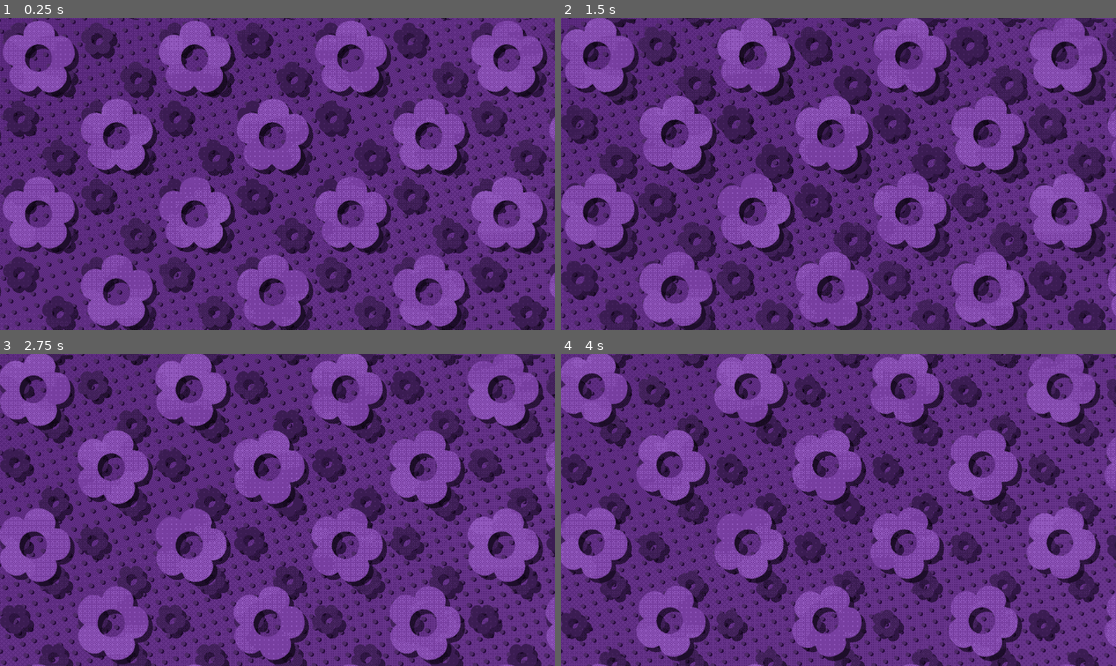
Above: before the commit, frames 1-4 (two rows, left to right).
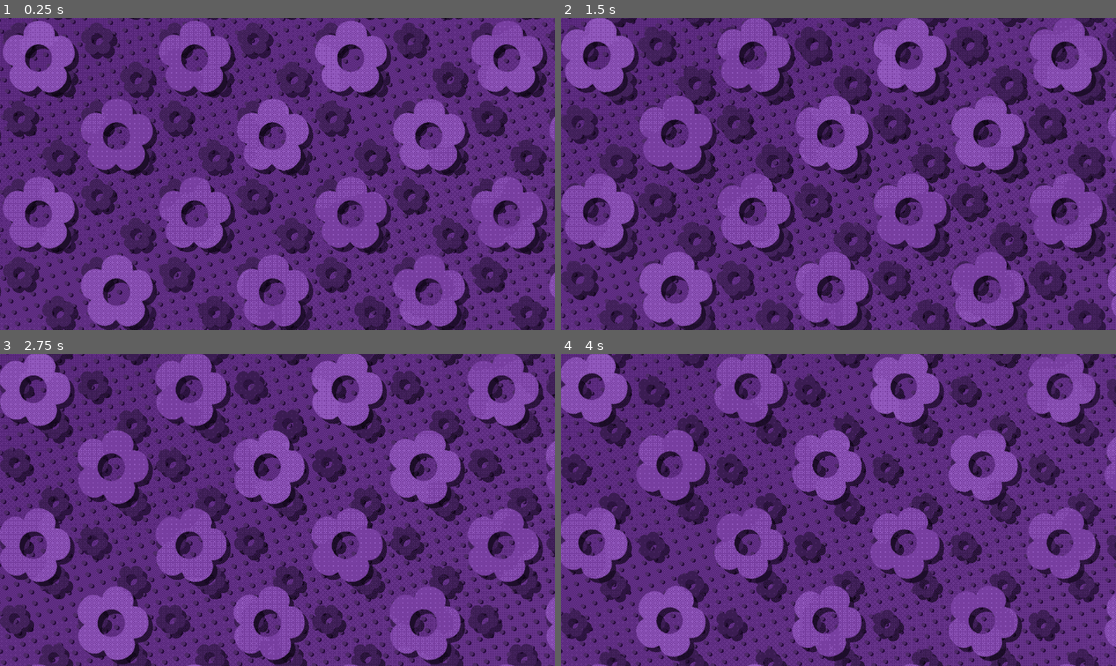
Above: after the commit, the same moments.

Repository: Vivian-Green/stream-background
Game: Godot game, scene res://main.tscn
Same seed, same stepped clock (60 frames per second), same inputs: the game is played once before the commit and once after it.
Inputs:
- Up to frame 1 (0.25 s): no input
- Up to frame 2 (1.5 s): no input
- Up to frame 3 (2.75 s): no input
- Up to frame 4 (4 s): no input

The runs differ from the first frame. In frame 1, 3.8% of the frame differs, in the area x 0-100%, y 0-99%; in frame 2, 3.9%; in frame 3, 3.7%; in frame 4, 3.5%.

Commit message:
rework noise

Diff:
--- a/checkerThing.gdshader
+++ b/checkerThing.gdshader
@@ -2,18 +2,15 @@
 
 // Uniforms grouped by functionality
 uniform vec2 draw_offset = vec2(0.0, 0.0);
-
 uniform vec4 color1 : source_color;
 uniform vec4 color2 : source_color;
 uniform bool doDither = true;
 uniform float speed = 0;
-uniform float speed2 = 0.2;
 uniform float transOffset = -0.2;
 uniform float noiseScale = 0.1;
 uniform vec2 ditherScale = vec2(3200, 3200);
 uniform vec2 baseScale = vec2(1, 1);
 uniform vec2 dir = vec2(0.5, 0.5);
-uniform vec2 dir2 = vec2(-0.3, 0.7);
 uniform sampler2D noise_tex;
 uniform float trueAlpha = 0.2;
 
@@ -35,7 +32,7 @@
 
 // Uniforms for noise offset
 uniform float noiseOffsetSpeed = 1.0; // Speed of noise offset change
-uniform float noiseOffsetScale = 1.0; // Scale of noise offset
+
 
 // Function to calculate dithering
 float dither(vec2 uvPosition, float brightness) {
@@ -118,7 +115,7 @@
     texture_color.a *= trueAlpha;
 
     // Calculate noise alpha
-    float noise_alpha = texture(noise_tex, SCREEN_UV * noiseScale).r;
+    float noise_alpha = texture(noise_tex, mod((dir * (noiseOffsetSpeed * TIME) + uv) * noiseScale, vec2(1.0))).r;
     noise_alpha = round((noise_alpha + transOffset) * 4.0) / 4.0;
 
     // Calculate dithering only for the noise pattern
--- a/main.tscn
+++ b/main.tscn
@@ -16,7 +16,7 @@
 shader_parameter/dot_hardness = 0.98
 shader_parameter/background_color = Color(0.334875, 0.1457, 0.47, 1)
 shader_parameter/background_color2 = Color(0.402348, 0.202328, 0.545275, 1)
-shader_parameter/background_color_period = 10.0
+shader_parameter/background_color_period = 30.0
 shader_parameter/background_color_wave_strength = 0.3
 shader_parameter/bkgc_offset = 0.2
 shader_parameter/gradient_strength = 0.7
@@ -39,10 +39,7 @@
 fractal_weighted_strength = 0.09
 
 [sub_resource type="NoiseTexture2D" id="NoiseTexture2D_h1nne"]
-width = 500
-height = 500
-seamless = true
-seamless_blend_skirt = 0.516
+seamless = true
 noise = SubResource("FastNoiseLite_l5apw")
 
 [sub_resource type="ShaderMaterial" id="ShaderMaterial_8wgmu"]
@@ -52,13 +49,11 @@
 shader_parameter/color2 = Color(0.232965, 0.112135, 0.32525, 1)
 shader_parameter/doDither = true
 shader_parameter/speed = 0.2
-shader_parameter/speed2 = 0.001
 shader_parameter/transOffset = 0.3
-shader_parameter/noiseScale = 0.3
+shader_parameter/noiseScale = 0.05
 shader_parameter/ditherScale = Vector2(4, 4)
 shader_parameter/baseScale = Vector2(8, 8)
 shader_parameter/dir = Vector2(0.25, -0.5)
-shader_parameter/dir2 = Vector2(0.25, 0)
 shader_parameter/trueAlpha = 1.0
 shader_parameter/rotSpeed = 0.25
 shader_parameter/zoomFactor = 1.0
@@ -67,7 +62,6 @@
 shader_parameter/pulseFrequency = 0.2
 shader_parameter/ditherMatrix = Projection(0.0625, 0.8125, 0.25, 1, 0.5625, 0.3125, 0.75, 0.5, 0.1875, 0.9375, 0.125, 0.875, 0.6875, 0.4375, 0.625, 0.375)
 shader_parameter/noiseOffsetSpeed = 1.0
-shader_parameter/noiseOffsetScale = 1.0
 shader_parameter/noise_tex = SubResource("NoiseTexture2D_h1nne")
 
 [sub_resource type="FastNoiseLite" id="FastNoiseLite_a1mbq"]
@@ -90,13 +84,11 @@
 shader_parameter/color2 = Color(0.0537134, 0.0148075, 0.0887038, 1)
 shader_parameter/doDither = true
 shader_parameter/speed = 0.2
-shader_parameter/speed2 = 0.001
 shader_parameter/transOffset = 0.3
 shader_parameter/noiseScale = 0.2
 shader_parameter/ditherScale = Vector2(4, 4)
 shader_parameter/baseScale = Vector2(8, 8)
 shader_parameter/dir = Vector2(0.25, -0.5)
-shader_parameter/dir2 = Vector2(0.25, 0)
 shader_parameter/trueAlpha = 0.6
 shader_parameter/rotSpeed = 0.25
 shader_parameter/zoomFactor = 1.0
@@ -105,7 +97,6 @@
 shader_parameter/pulseFrequency = 0.2
 shader_parameter/ditherMatrix = Projection(0.0625, 0.8125, 0.25, 1, 0.5625, 0.3125, 0.75, 0.5, 0.1875, 0.9375, 0.125, 0.875, 0.6875, 0.4375, 0.625, 0.375)
 shader_parameter/noiseOffsetSpeed = 1.0
-shader_parameter/noiseOffsetScale = 1.0
 shader_parameter/noise_tex = SubResource("NoiseTexture2D_iemdg")
 
 [sub_resource type="FastNoiseLite" id="FastNoiseLite_yht7s"]
@@ -128,13 +119,11 @@
 shader_parameter/color2 = Color(0.469875, 0.2457, 0.63, 1)
 shader_parameter/doDither = true
 shader_parameter/speed = 0.05
-shader_parameter/speed2 = 0.05
 shader_parameter/transOffset = 0.2
-shader_parameter/noiseScale = 1.0
+shader_parameter/noiseScale = 0.3
 shader_parameter/ditherScale = Vector2(4, 4)
 shader_parameter/baseScale = Vector2(4, 4)
 shader_parameter/dir = Vector2(0.5, 0.5)
-shader_parameter/dir2 = Vector2(0.25, 0.5)
 shader_parameter/trueAlpha = 1.0
 shader_parameter/rotSpeed = -0.1
 shader_parameter/zoomFactor = 1.0
@@ -142,8 +131,7 @@
 shader_parameter/maxZoomOffset = -0.04
 shader_parameter/pulseFrequency = 0.15
 shader_parameter/ditherMatrix = Projection(0.0625, 0.8125, 0.25, 1, 0.5625, 0.3125, 0.75, 0.5, 0.1875, 0.9375, 0.125, 0.875, 0.6875, 0.4375, 0.625, 0.375)
-shader_parameter/noiseOffsetSpeed = 10.0
-shader_parameter/noiseOffsetScale = 100.0
+shader_parameter/noiseOffsetSpeed = 0.003
 shader_parameter/noise_tex = SubResource("NoiseTexture2D_e5lx3")
 
 [sub_resource type="FastNoiseLite" id="FastNoiseLite_k2u67"]
@@ -166,13 +154,11 @@
 shader_parameter/color2 = Color(0.042892, 0.0101673, 0.0738577, 1)
 shader_parameter/doDither = true
 shader_parameter/speed = 0.05
-shader_parameter/speed2 = 0.05
 shader_parameter/transOffset = 0.2
 shader_parameter/noiseScale = 0.1
 shader_parameter/ditherScale = Vector2(4, 4)
 shader_parameter/baseScale = Vector2(4, 4)
 shader_parameter/dir = Vector2(0.5, 0.5)
-shader_parameter/dir2 = Vector2(0.25, 0.5)
 shader_parameter/trueAlpha = 0.6
 shader_parameter/rotSpeed = -0.1
 shader_parameter/zoomFactor = 1.0
@@ -181,7 +167,6 @@
 shader_parameter/pulseFrequency = 0.15
 shader_parameter/ditherMatrix = Projection(0.0625, 0.8125, 0.25, 1, 0.5625, 0.3125, 0.75, 0.5, 0.1875, 0.9375, 0.125, 0.875, 0.6875, 0.4375, 0.625, 0.375)
 shader_parameter/noiseOffsetSpeed = 1.0
-shader_parameter/noiseOffsetScale = 1.0
 shader_parameter/noise_tex = SubResource("NoiseTexture2D_cic08")
 
 [node name="Node2D" type="Node2D"]
@@ -213,7 +198,7 @@
 z_index = -3
 texture_repeat = 2
 material = SubResource("ShaderMaterial_sgnbu")
-position = Vector2(5, 4)
+position = Vector2(-16, -31)
 scale = Vector2(1.02271, 1.09579)
 texture = ExtResource("2_185or")
 centered = false
@@ -234,7 +219,7 @@
 z_index = -1
 texture_repeat = 2
 material = SubResource("ShaderMaterial_er58o")
-position = Vector2(-7, -11)
+position = Vector2(-58, -20)
 scale = Vector2(2.2, 2.2)
 texture = ExtResource("2_185or")
 centered = false
